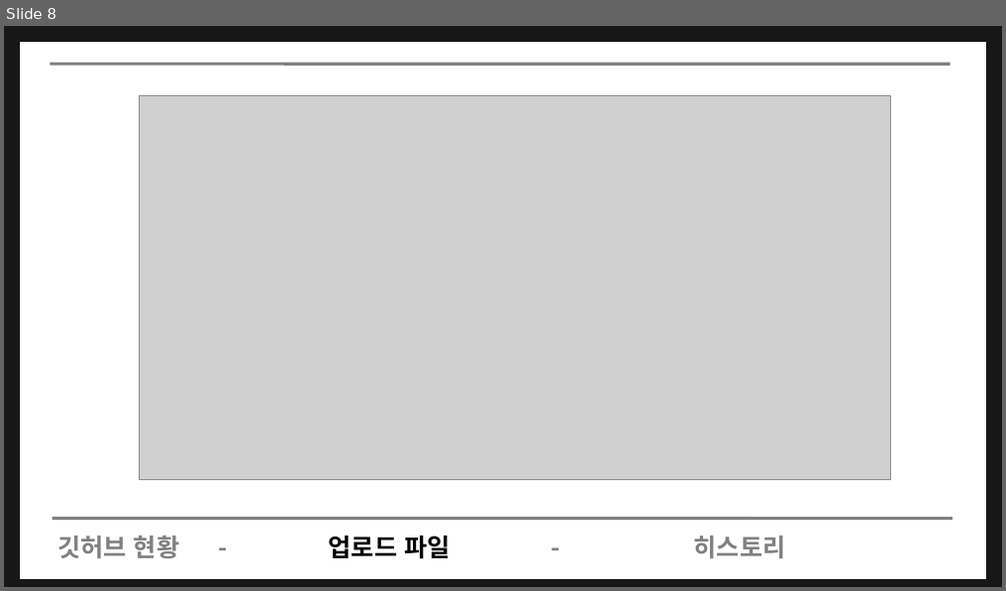
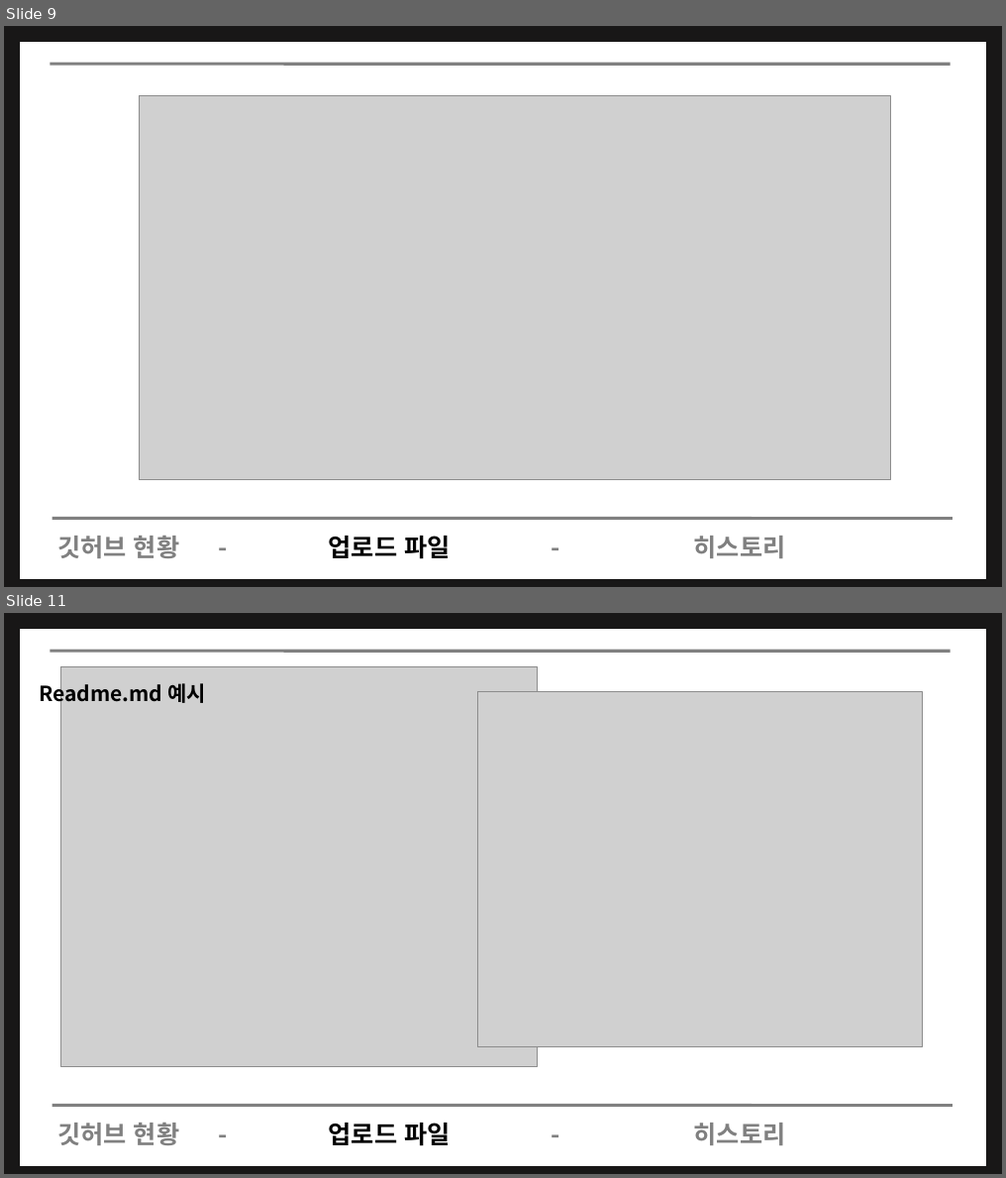
Before and after one commit to 20Sangwoo/-, a slide deck: 202084779 조상우 모바일앱개발.pptx. Shown one above the other, each under a label of ours: slide 8 before the commit, slides 9 and 11 after it; the slides between them are not shown. The pictures are 1006x591 and 1006x1178 pixels, drawn with LibreOffice and Linux fonts; fonts in the diff are those of the drawing; grey boxes stand for pictures. Boxes give left, top, right and bottom in pixels: in the first picture for what was removed or moved away, otherwise in the second. Text is boxed around its words. In the diff, an @@ line names an element or a change of style, - is before the commit and + after.

```diff
--- a/202084779 조상우 모바일앱개발.pptx
+++ b/202084779 조상우 모바일앱개발.pptx
@@ slide 11 added at [4,613,1002,1174], background #FFFFFF @@
@@ rectangle added at [12,621,994,1174], outline #181717 15 pt @@
@@ line added from (51, 651) to (950, 652), #808080 3 pt @@
@@ picture added at [60,666,538,1066] @@
@@ text added at [39,680,206,706], 20 pt, text #000000, bold @@
+Readme.md 예시
@@ picture added at [478,691,923,1048] @@
@@ line added from (52, 1106) to (952, 1106), #808080 3 pt @@
@@ title added at [57,1123,179,1146], 24 pt, text #808080, bold @@
+깃허브 현황
@@ title added at [182,1119,265,1155], 24 pt, text #808080, bold @@
+-
@@ title added at [329,1123,450,1147], 24 pt, text #000000, bold @@
+업로드 파일
@@ title added at [515,1119,598,1155], 24 pt, text #808080, bold @@
+-
@@ title added at [694,1123,786,1146], 24 pt, text #808080, bold @@
+히스토리
@@ what was slide 8 is now slide 9 @@
```
Also in this commit, not shown: 1 slide changed, 1 other slide added.
